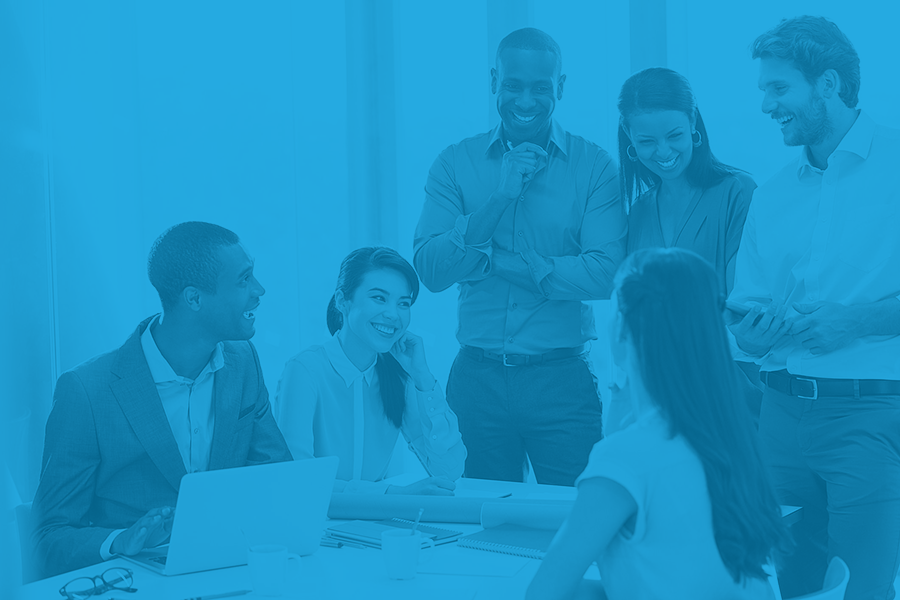
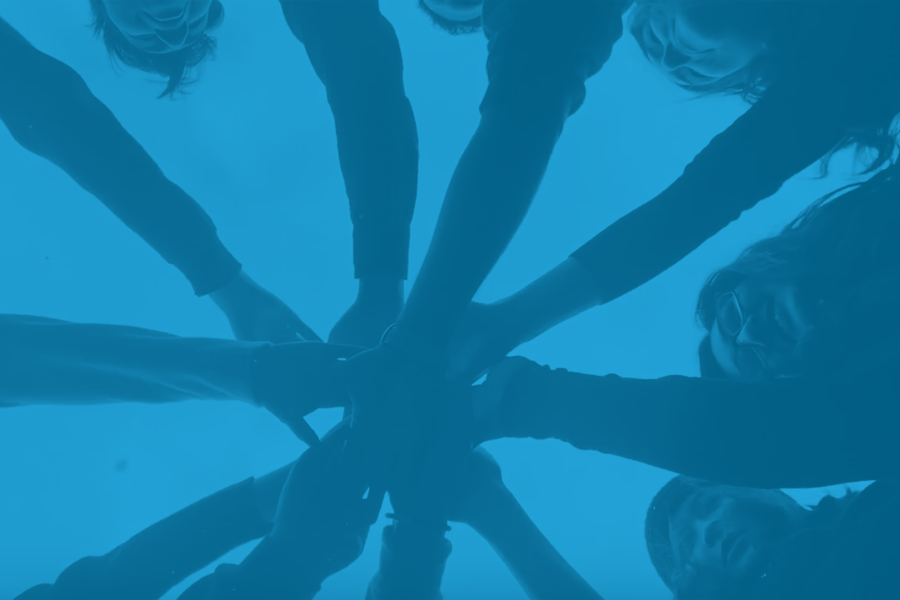
The second 900x600 image is a revision of the first. Changes to its layers:
added layer "Layer 1" above "Background" over [0, 0, 900, 600]
